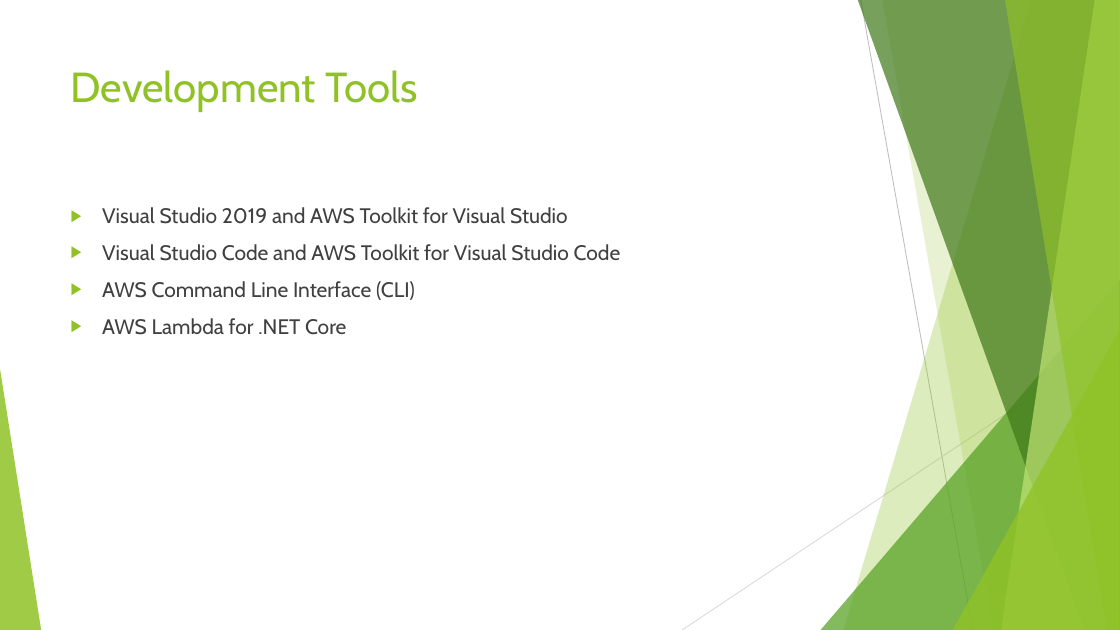
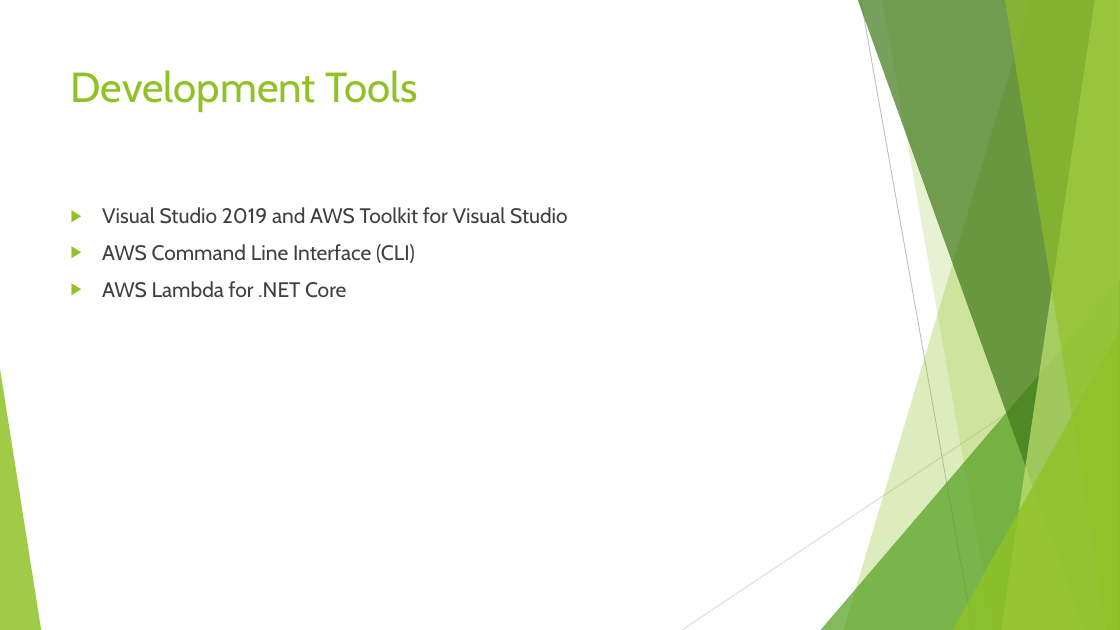
Before and after one commit to thangtran76/lambda-function, a slide deck: slide 11 of AWS Lambda Function.pptx. Drawn at 1120x630 pixels with LibreOffice and Linux fonts; fonts in the diff are those of the drawing. Boxes give left, top, right and bottom in pixels: in the first picture for what was removed or moved away, otherwise in the second. Text is boxed around its words. In the diff, an @@ line names an element or a change of style, - is before the commit and + after.

```diff
--- a/AWS Lambda Function.pptx
+++ b/AWS Lambda Function.pptx
@@ text at [102,244,621,261]: paragraph removed @@
-▶ Visual Studio Code and AWS Toolkit for Visual Studio Code
```
Also in this commit, not shown: 3 other slides changed.
